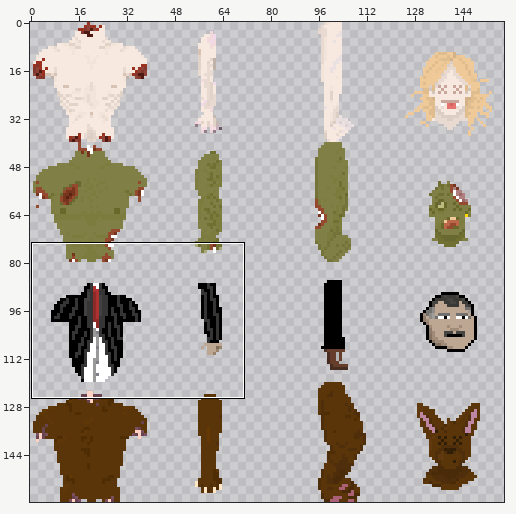
Two versions of one sprite sheet, Rescources/Textures/Spritesheet_corps_20250115231844.png. Above, an overview of the earlier version with the close-up marked.
Close-up. Earlier state:
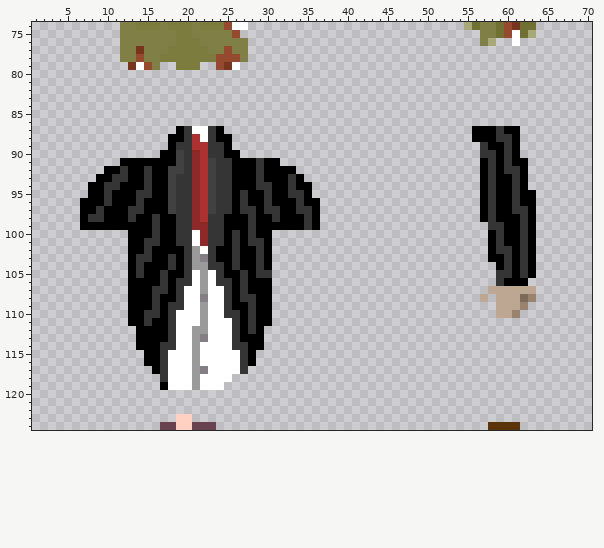
The file is 160x160 pixels. Pixels under 10% opacity are left out. Colours within 5 levels of each other are drawn and written as one. Shown: x 1..70, y 74..124. The wide view leaves out empty margins. The commit also changed other parts of the picture, which this record leaves out.
After the commit:
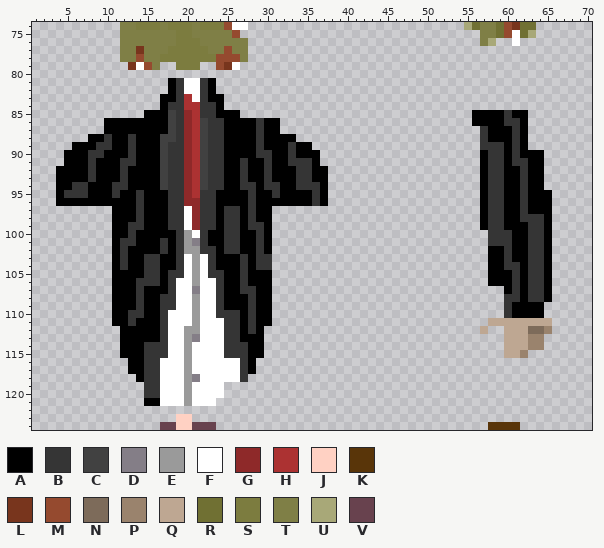
Palette (. is transparent): A #000000  B #353535  C #414141  D #847e87  E #9a9a9a  F #ffffff  G #8e2929  H #ac3232  J #ffd1c3  K #593509  L #78351d  M #954a2f  N #7d6b5a  P #9a836d  Q #bea792  R #707033  S #7c7c3f  T #7f7f46  U #a8a878  V #68424e
Edits made:
y 81..82: x 18..23 ...... -> ABFFBA
y 83: x 17..24 ........ -> AABHFBAA
y 84: x 17..24 ........ -> ABBHHBBA
y 85: x 15..26 ............ -> AAACBGHBBAAA; x 56..62 ....... -> AAAABAA
y 86: x 10..31 ...................... -> AAAAAAAACBGHCBBAAAABAA; x 56..62 ....... -> AAAABBA
y 87: x 10..22 .........ABFF -> AAAAAAAACBGHC; x 24..31 A....... -> BAAAABAA; x 56..57 AA -> .B; x 59 B -> A; x 61..62 A. -> BA
y 88: x 8..20 ..........AAB -> AABAABAAACCBG; x 22 F -> C; x 24 A -> B; x 26..33 ........ -> AAABAAAA; x 56..57 AA -> .B; x 59..62 BBA. -> AABA
y 89: x 6..18 ............A -> AAABBAABAAACB; x 20 B -> G; x 22 H -> C; x 26..35 .......... -> AAABAAABAA; x 58..62 AABA. -> BBABA
y 90: x 5..22 ............AACBGH -> AAABBAAABAAACBBGHC; x 27..36 .......... -> AABBAABAAA; x 57 B -> A; x 59..64 ABA... -> BABAAA
y 91: x 5..13 .......AA -> AAABAAABB; x 17..23 AACBGHC -> CBBGHCB; x 25 B -> A; x 27 A -> B; x 29..30 BA -> AB; x 32..36 ..... -> ABBBA; x 59..64 ABAA.. -> BABBAA
y 92: x 4..9 ...... -> AAAABA; x 15 B -> A; x 17..23 ACCBGHC -> CBBGHCB; x 25 B -> A; x 27 A -> B; x 29..30 BA -> AB; x 34..37 .... -> BBAA; x 59..64 ABBA.. -> BAABAA
y 93: x 4..8 ..... -> AAAAB; x 11 B -> A; x 15 B -> A; x 17..18 AC -> CB; x 20..23 BGHC -> GHCB; x 25 B -> A; x 27 A -> B; x 29..30 BA -> AB; x 33..37 BA... -> ABBAA; x 59 A -> B; x 61..64 BA.. -> ABAA
y 94: x 4..7 .... -> AABB; x 10 B -> A; x 12 A -> B; x 15 B -> A; x 17..18 AC -> CB; x 20..23 BGHC -> GHCB; x 25 B -> A; x 27..29 AAB -> BBA; x 31 A -> B; x 33..37 BAA.. -> ABBBA; x 59 A -> B; x 61..64 BA.. -> ABAA
y 95: x 4..7 .... -> ABBB; x 10..11 BA -> AB; x 15 B -> A; x 18 C -> B; x 20..25 BGHCBB -> GHBBAA; x 27..28 BA -> AB; x 30..31 BA -> AB; x 33..34 BB -> AA; x 36..37 .. -> BA; x 59 A -> B; x 61..62 BA -> AB; x 64..65 .. -> AA
y 96: x 4..6 ... -> AAA; x 10 B -> A; x 18 C -> B; x 20 B -> G; x 22..25 HCBB -> BBAA; x 27..28 BA -> AB; x 30 B -> A; x 34 B -> A; x 36..37 A. -> BA; x 59 A -> B; x 61..62 BA -> AB; x 64..65 .. -> AA
y 97: x 7..10 AABA -> ....; x 13 B -> A; x 18 C -> B; x 20 B -> F; x 22..24 HCB -> BBA; x 26..27 AB -> BA; x 30..36 BBAABBA -> A......; x 59 A -> B; x 61 B -> A; x 64..65 .. -> AA
y 98: x 7..10 ABBA -> ....; x 13..14 BA -> AB; x 16 B -> A; x 18 A -> B; x 20 B -> F; x 22 H -> B; x 24..26 BAA -> ABB; x 31..36 BAAABA -> ......; x 59 A -> B; x 63..65 A.. -> BBA
y 99: x 7..10 AAAA -> ....; x 13..14 AA -> BB; x 16 B -> A; x 18 A -> B; x 20 B -> F; x 22 G -> B; x 24..26 BAA -> ABB; x 29 A -> B; x 31..36 AAAABA -> ......; x 57 . -> A; x 62..65 BA.. -> ABBA
y 100: x 11..13 ..A -> AAB; x 16 B -> A; x 20 B -> E; x 22..25 GBBA -> BAAB; x 28..29 BA -> AB; x 58 A -> B; x 60 A -> B; x 62..65 BA.. -> ABBA
y 101: x 11..13 ..A -> ABB; x 15..17 BBA -> AAB; x 20..25 BFGBBA -> EDBAAB; x 28 B -> A; x 58 A -> B; x 60 A -> B; x 62..65 BA.. -> ABBA
y 102: x 11..12 .. -> AB; x 15 B -> A; x 17 A -> B; x 19..20 AB -> BE; x 22 F -> B; x 25 A -> B; x 59 B -> A; x 62..65 BA.. -> ABBA
y 103: x 11..12 .. -> AB; x 14 B -> A; x 16 A -> B; x 18..20 BAB -> ABF; x 22 D -> F; x 26..27 BA -> AB; x 30 A -> B; x 62..65 BA.. -> ABBA
y 104: x 11..12 .. -> AB; x 14..16 BAA -> ABB; x 18..20 BAB -> ABF; x 22 E -> F; x 24 B -> A; x 26..27 BA -> AB; x 30 A -> B; x 58 . -> A; x 61..65 ABA.. -> BABBA
y 105: x 11..12 .. -> AA; x 14..23 BAABAABFEF -> ABBABBFEFB; x 29..30 BB -> AA; x 58..65 .BBABA.. -> AAABABBA
y 106: x 11..12 .. -> AA; x 14..22 AAABABBFE -> BBBABFFEF; x 25 B -> A; x 58..59 .B -> AA; x 61 A -> B; x 63..65 ... -> BBA
y 107: x 11..12 .. -> AA; x 14 A -> B; x 16..19 BBAB -> AABF; x 21..22 FE -> DF; x 24..25 FB -> BA; x 28 A -> B; x 58..65 QQQQQQ.. -> ..ABABBA
y 108: x 11..12 .. -> AA; x 14 A -> B; x 16..19 BAAB -> ABBF; x 21..22 FD -> EF; x 24..25 FB -> BA; x 27 B -> A; x 57 Q -> .; x 59..65 QQQNP.. -> .BBABBA
y 109: x 11..12 .. -> AA; x 14 A -> B; x 16..17 BA -> AB; x 19 B -> F; x 21..22 FE -> EF; x 24..25 FB -> BA; x 59..64 QQQP.. -> .BAAAA
y 110: x 11..18 ..AABBAB -> AABBAABF; x 21..22 FE -> EF; x 24 F -> B; x 59..64 QQP... -> .BAAAA
y 111: x 11..13 ..A -> AAB; x 15 B -> A; x 17..18 AB -> BF; x 21..22 FE -> EF; x 25 F -> B; x 58..65 ........ -> QQQQQQQQ
y 112: x 12..13 .. -> AA; x 17..18 AB -> BF; x 20 F -> E; x 22 E -> F; x 25 F -> B; x 57 . -> Q; x 60..65 ...... -> QQQNNP
y 113: x 12..13 .. -> AA; x 17..18 AB -> BF; x 20..22 FED -> EDF; x 25 F -> B; x 60..64 ..... -> QQQPP
y 114: x 12..13 .. -> AA; x 15..16 AA -> BB; x 18 B -> F; x 20..21 FE -> EF; x 25 F -> B; x 60..64 ..... -> QQQPP
y 115: x 12..16 ...AA -> AAABB; x 20..21 FE -> EF; x 25..26 FF -> BB; x 29 . -> A; x 60..62 ... -> QQP
y 116: x 13..17 ..AAB -> AABBF; x 20..21 FE -> EF
y 117: x 13..17 ...AB -> AABBF; x 20..22 FED -> EFF; x 28 . -> A
y 118: x 14..17 ...B -> ABBF; x 20..21 FE -> ED; x 26..27 .. -> FB
y 119: x 15..17 ..A -> BBF; x 20..21 FE -> EF
y 120: x 15..24 .......... -> BBFFFEFFFF
y 121: x 15..23 ......... -> AAFFFEFFF
